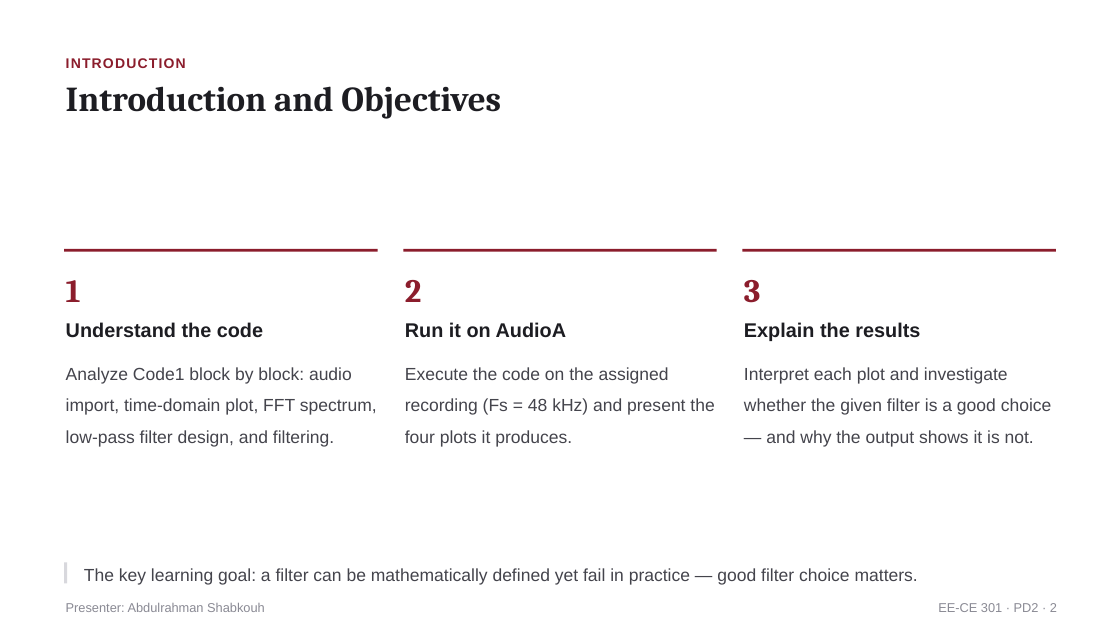
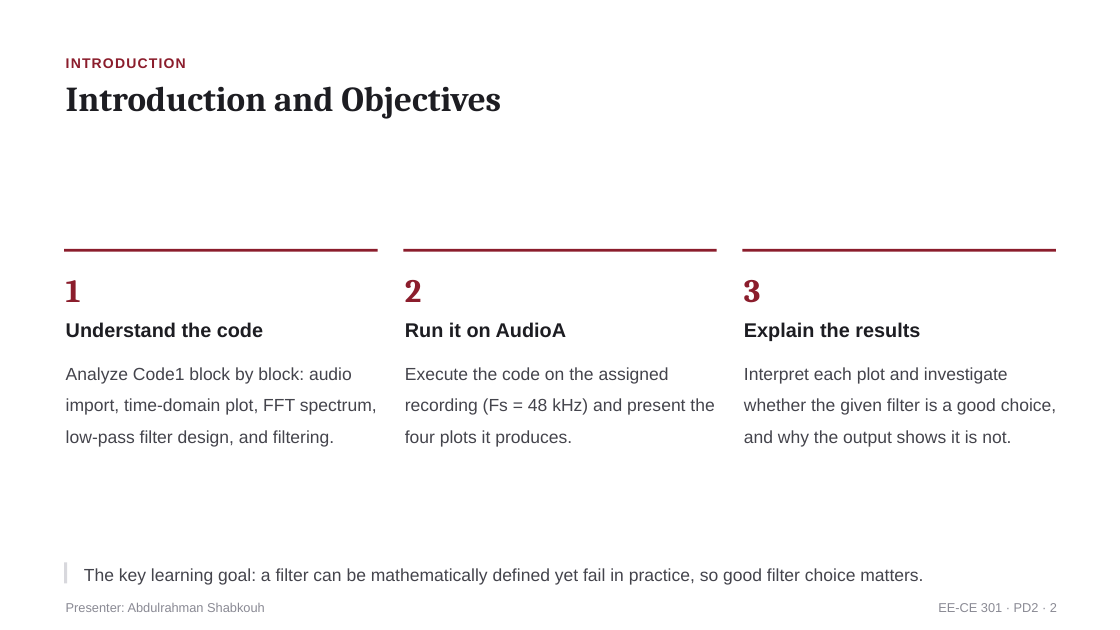
Before and after one commit to Nauseouswave/CODED, a slide deck: slide 2 of matlab/audio-analysis/PD2_SectionM1_Group1.pptx. Drawn at 1120x630 pixels with LibreOffice and Linux fonts; fonts in the diff are those of the drawing. Boxes give left, top, right and bottom in pixels: in the first picture for what was removed or moved away, otherwise in the second. Text is boxed around its words. In the diff, an @@ line names an element or a change of style, - is before the commit and + after.

```diff
--- a/matlab/audio-analysis/PD2_SectionM1_Group1.pptx
+++ b/matlab/audio-analysis/PD2_SectionM1_Group1.pptx
@@ text at [744,367,1056,443]: text changed @@
-Interpret each plot and investigate whether the given filter is a good choice — and why the output shows it is not.
+Interpret each plot and investigate whether the given filter is a good choice, and why the output shows it is not.
@@ text at [84,568,923,585]: text changed @@
-The key learning goal: a filter can be mathematically defined yet fail in practice — good filter choice matters.
+The key learning goal: a filter can be mathematically defined yet fail in practice, so good filter choice matters.
```
Also in this commit, not shown: 10 other slides changed.
